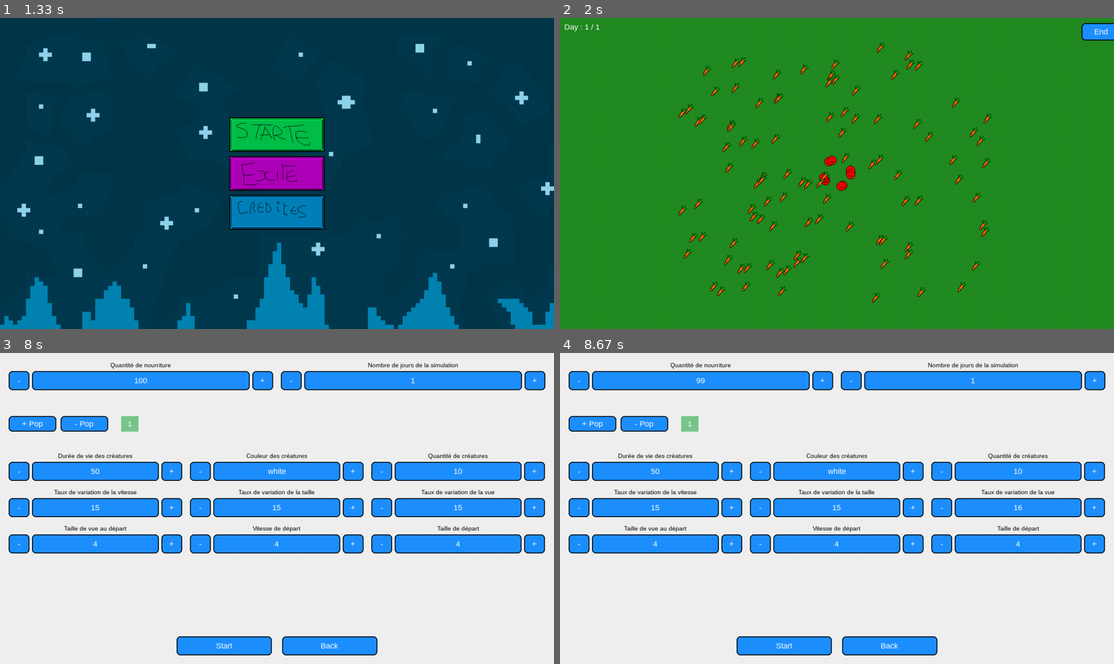
Above: before the commit, frames 1-4 (two rows, left to right).
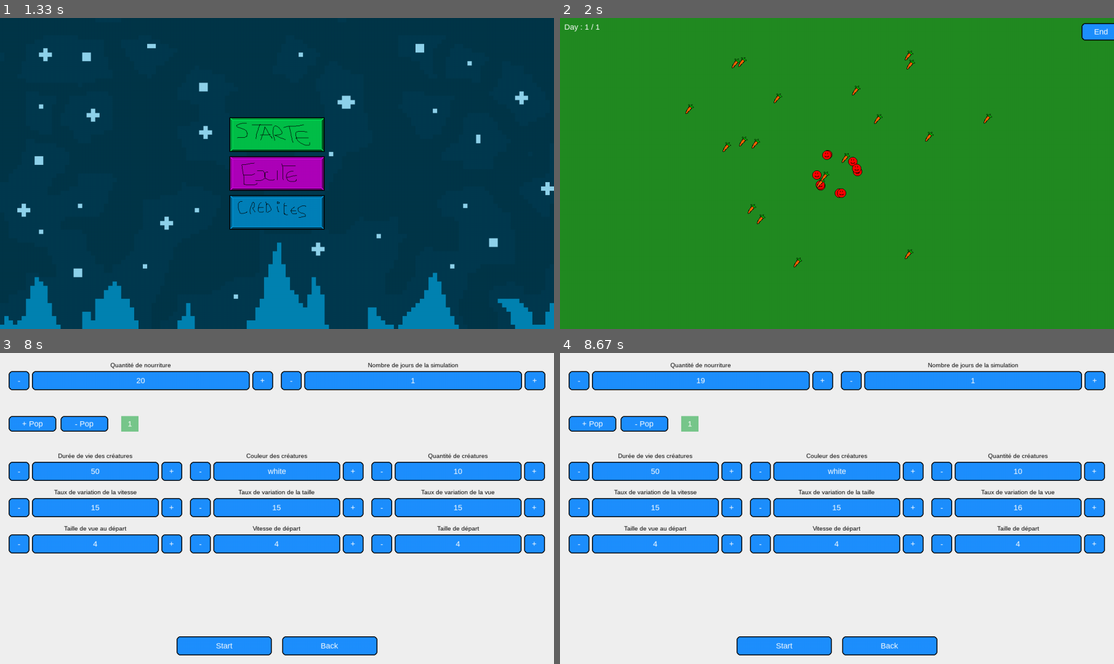
Above: after the commit, the same moments.

Repository: X47C/Trophees-NSI
Game: pygame game, started from main.py
Two runs of this game, one before a commit and one after it. Both use one fixed random seed, a clock stepped at 60 frames per second and the inputs below.
Inputs (mouse positions are in pixels of both pictures, inside the frame that each line leads up to):
- Up to frame 1 (1.33 s): no input
- Up to frame 2 (2 s): click (820, 120) at 1.38 s; click "Start" at 1.72 s
- Up to frame 3 (8 s): click "End" at 2.05 s; click (249, 580) at 7.38 s; click (254, 455) at 7.72 s
- Up to frame 4 (8.67 s): press the mouse at (1091, 508) at 8.03 s; move the mouse to (864, 545) at 8.13 s; release the mouse at (637, 586) at 8.27 s; press the mouse at (576, 380) at 8.37 s; move the mouse to (643, 483) at 8.47 s; release the mouse at (709, 586) at 8.6 s

Frame 1 is identical in both runs. In frame 2, 2.2% of the frame differs, in the area x 21-78%, y 7-92%; in frame 3, less than 0.1%; in frame 4, less than 0.1%.

Commit message:
c'est moyen

Diff:
--- a/Game/creature.py
+++ b/Game/creature.py
@@ -1,6 +1,6 @@
 # methodes pour gerer les creatures
-from random import randint as rd, gauss, uniform
-from math import radians, cos, sin
+from random import randint as rd, uniform
+from math import radians, cos, sin, atan2, degrees, hypot
 import pygame as pg
 import settings
 
@@ -23,53 +23,85 @@
         self.pos_x = settings.Display_size[0] // 2
         self.pos_y = settings.Display_size[1] // 2
         self.image = pg.image.load("assets/creature.png")
-        self.angle_deg = uniform(0, 360)
+        self.angle_deg = rd(0, 360)
+        self.ang_vel_deg_s = uniform(-120.0, 120.0)  # vitesse angulaire initiale (deg/s)
+        self._move_time = 0.0                         # timer interne (s)
+        self._sin_freq = uniform(0.3, 1.2)            # fréquence sinusoïde pour motif
+        self._sin_phase = uniform(0, 2 * 3.14159265)
+        self.ang_vel = uniform(-180, 180)  # deg/s
+
+
 
     def draw(self, screen):
         rect = self.image.get_rect(center=(int(self.pos_x), int(self.pos_y)))
         screen.blit(self.image, rect)
 
-    def moove(self, angle_sigma_deg = None):
 
-        """
-        angle_sigma_deg : écart-type en degrés du bruit angulaire par seconde.
-        wrap : si True la créature réapparaît de l'autre côté de l'écran (wrap-around)
-        """
-        # dt calculé à partir du FPS
+    def moove(self):
         dt = 1.0 / settings.FPS
+        w, h = settings.Display_size
+        cx, cy = w * 0.5, h * 0.5
 
-        # si pas précisé dépend de la vitesse
-        if angle_sigma_deg is None:
-            angle_sigma_deg = 20.0 * (1.0 / max(1.0, self.speed))
+        # --- paramètres simples ---
+        speed_px_s = self.speed * 45.0     # px/s
+        margin = 40 + int(self.size)
 
-        # bruit angulaire
-        delta_angle = gauss(0.0, angle_sigma_deg) * (dt ** 0.5)
-        self.angle_deg = (self.angle_deg + delta_angle) % 360.0
+        turn_noise = 600.0                 # deg/s² → zigzag
+        center_strength = 3.0              # attraction vers le centre
+        max_ang_vel = 400.0                # limite de rotation
 
-        # déplacement
-        rad = radians(self.angle_deg)
-        dist = self.speed
-        self.pos_x += cos(rad) * dist
-        self.pos_y += sin(rad) * dist
+        # --- 1) bruit angulaire (zigzag) ---
+        self.ang_vel += uniform(-turn_noise, turn_noise) * dt
 
-        # gestion des collisions
-        w, h = settings.Display_size
+        # --- 2) attraction vers le centre ---
+        dx = cx - self.pos_x
+        dy = cy - self.pos_y
+        dist = hypot(dx, dy)
+
+        if dist > 1.0:
+            angle_to_center = degrees(atan2(dy, dx))
+            diff = (angle_to_center - self.angle_deg + 180) % 360 - 180
+            self.ang_vel += diff * center_strength * dt
+
+        # --- 3) clamp vitesse angulaire ---
+        self.ang_vel = max(-max_ang_vel, min(max_ang_vel, self.ang_vel))
+
+        # --- 4) appliquer rotation ---
+        self.angle_deg = (self.angle_deg + self.ang_vel * dt) % 360
+
+        # --- 5) déplacement ---
+        step = speed_px_s * dt
+        r = radians(self.angle_deg)
+        self.pos_x += cos(r) * step
+        self.pos_y += sin(r) * step
+
+        # --- 6) rebond avant mur ---
         bounced = False
-        if self.pos_x < 0:
-            self.pos_x = 0
+
+        if self.pos_x < margin:
+            self.pos_x = margin
+            self.ang_vel = abs(self.ang_vel)
             bounced = True
-        elif self.pos_x > w:
-            self.pos_x = w
+        elif self.pos_x > w - margin:
+            self.pos_x = w - margin
+            self.ang_vel = -abs(self.ang_vel)
             bounced = True
-        if self.pos_y < 0:
-            self.pos_y = 0
+
+        if self.pos_y < margin:
+            self.pos_y = margin
+            self.ang_vel = abs(self.ang_vel)
             bounced = True
-        elif self.pos_y > h:
-            self.pos_y = h
+        elif self.pos_y > h - margin:
+            self.pos_y = h - margin
+            self.ang_vel = -abs(self.ang_vel)
             bounced = True
+
         if bounced:
-            # retourne l'angle de 180 degres
-            self.angle_deg = (self.angle_deg + 180.0 + gauss(0, 10.0)) % 360.0
+            self.ang_vel += uniform(-120, 120)
+
+        # --- sécurité ---
+        self.pos_x = min(max(self.pos_x, margin), w - margin)
+        self.pos_y = min(max(self.pos_y, margin), h - margin)
 
 
     def Baby(self):
@@ -102,6 +134,13 @@
                 self.energy = 100
                 self.ate = 0
 
+    def see_food(self):
+        """
+        return True si la creature a de la nouritture dans son champs de vision
+        False sinon. Toute la bouffe est stockée dans settings.food_list, c'est une liste d'objet ( les cooronées sont dans le init )
+        Les creatures on un champs de vision qui va de 1 a 10 donc plus c'est elevé plus elles voient loin
+        """
+        pass
 
     def is_alive(self):
         """
--- a/settings.py
+++ b/settings.py
@@ -22,7 +22,7 @@
 Credits_font_size = 18
 
 #  Boutons généraux ( et leurs max)
-Food_quantity = 100         # Quantité de nourriture initiale
+Food_quantity = 20         # Quantité de nourriture initiale
 Max_foood_quantity = 1000
 Days_max = 1                # Nombre de jours de la simulation
 Max_days_max = 100
